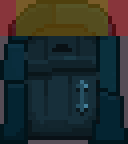
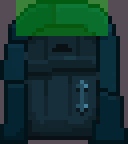
Comparing the layer stacks of the two 128 x 144 images. Changes:
removed layer "Collider" (was 30%) over [0, 0, 128, 36]
added group "CommonRoom" with 2 layers above "Background" over [0, 0, 128, 36]
renamed "RideDoorDown01.png" to "CommonRoomDoorDownClosed.png", moved it into group "CommonRoom" over [0, 0, 128, 36]
renamed "RideDoorDown02.png" to "CommonRoomDoorDownOpen.png", moved it into group "CommonRoom" over [0, 0, 128, 36]
